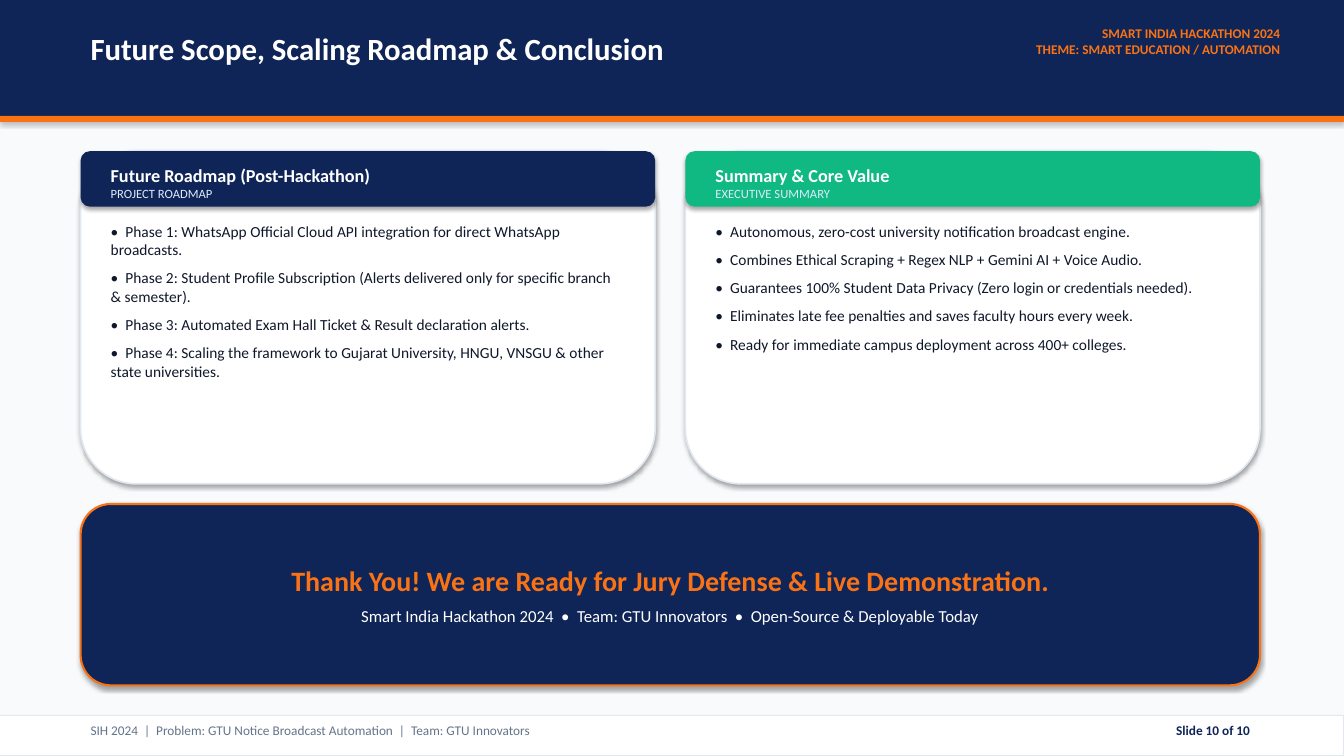
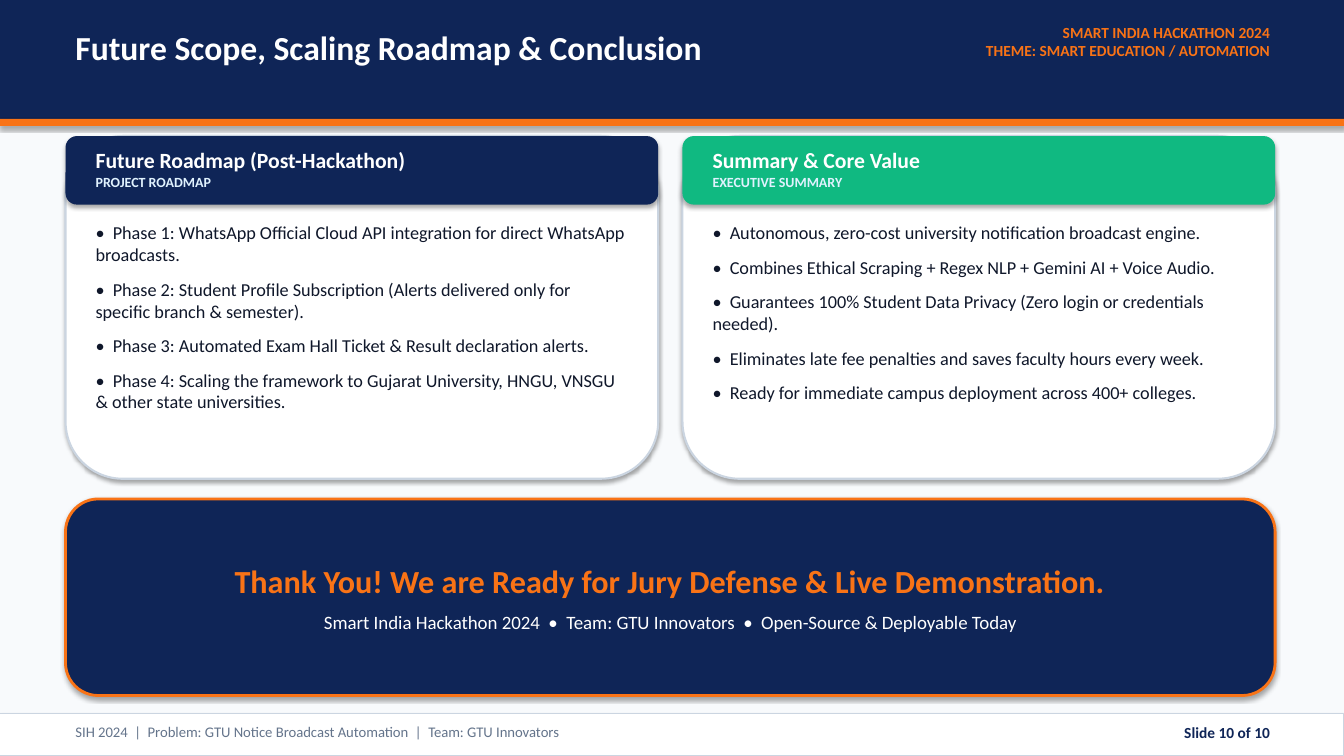
Before and after one commit to SMuhammad24/GTUAlertsystem, a slide deck: slide 10 of SIH2024_GTU_Alert_System_Presentation.pptx. Drawn at 1344x756 pixels with LibreOffice and Linux fonts; fonts in the diff are those of the drawing. Boxes give left, top, right and bottom in pixels: in the first picture for what was removed or moved away, otherwise in the second. Text is boxed around its words. In the diff, an @@ line names an element or a change of style, - is before the commit and + after.

Commit message:
style: enlarge fonts and optimize slide space utilization in SIH presentation

```diff
--- a/SIH2024_GTU_Alert_System_Presentation.pptx
+++ b/SIH2024_GTU_Alert_System_Presentation.pptx
@@ text "Future Scope, Scaling Roadmap & ..." moved from (x1=91, y1=38, x2=664, y2=66) to (x1=75, y1=36, x2=702, y2=66) @@
@@ text "Future Scope, Scaling Roadmap & ..." at (x1=75, y1=36, x2=702, y2=66): size 22 to 24 pt @@
@@ text "SMART INDIA HACKATHON 2024 THEME: ..." at (x1=986, y1=28, x2=1270, y2=56): size 9.5 to 11 pt @@
@@ text "SMART INDIA HACKATHON 2024 THEME: ..." moved from (x1=1036, y1=29, x2=1280, y2=54) to (x1=986, y1=28, x2=1270, y2=56) @@
@@ rectangle moved from (x1=0, y1=116, x2=1344, y2=122) to (x1=0, y1=119, x2=1344, y2=126) @@
@@ rounded rectangle resized from (x1=81, y1=151, x2=655, y2=207) to (x1=66, y1=136, x2=658, y2=205) @@
@@ rounded rectangle at (x1=66, y1=136, x2=658, y2=479): outline #E2E8F0 1.2 pt to #CBD5E1 1.5 pt @@
@@ rounded rectangle resized from (x1=81, y1=151, x2=655, y2=484) to (x1=66, y1=136, x2=658, y2=479) @@
@@ text "Future Roadmap (Post-Hackathon)" moved from (x1=111, y1=168, x2=370, y2=198) to (x1=96, y1=152, x2=405, y2=187) @@
@@ text "Future Roadmap (Post-Hackathon)" at (x1=96, y1=152, x2=405, y2=187): size 13 to 15.5 pt in "Future Roadmap (Post-Hackathon)"; size 9 to 10 pt, text colour #DCEBFF to #E0F2FE, bold on in "PROJECT ROADMAP" @@
@@ rounded rectangle resized from (x1=686, y1=151, x2=1260, y2=207) to (x1=683, y1=136, x2=1275, y2=205) @@
@@ rounded rectangle resized from (x1=686, y1=151, x2=1260, y2=484) to (x1=683, y1=136, x2=1275, y2=479) @@
@@ rounded rectangle at (x1=683, y1=136, x2=1275, y2=479): outline #E2E8F0 1.2 pt to #CBD5E1 1.5 pt @@
@@ text "Summary & Core Value" moved from (x1=715, y1=169, x2=889, y2=198) to (x1=713, y1=152, x2=920, y2=187) @@
@@ text "Summary & Core Value" at (x1=713, y1=152, x2=920, y2=187): size 13 to 15.5 pt in "Summary & Core Value"; size 9 to 10 pt, text colour #DCEBFF to #E0F2FE, bold on in "EXECUTIVE SUMMARY" @@
@@ text "• Phase 1: WhatsApp Official ..." moved from (x1=111, y1=226, x2=611, y2=377) to (x1=96, y1=226, x2=624, y2=408) @@
@@ text "• Phase 1: WhatsApp Official ..." at (x1=96, y1=226, x2=624, y2=408): size 11 to 13 pt; more space between paragraphs @@
@@ text "• Autonomous, zero-cost university notification ..." at (x1=713, y1=226, x2=1215, y2=402): size 11 to 13 pt; more space between paragraphs @@
@@ rounded rectangle "Thank You! We are Ready ..." resized from (x1=81, y1=504, x2=1260, y2=686) to (x1=66, y1=499, x2=1275, y2=696) @@
@@ rounded rectangle "Thank You! We are Ready ..." at (x1=66, y1=499, x2=1275, y2=696): size 20 to 23 pt in "Thank You! We are Ready for Jury ..."; size 12 to 13.5 pt in "Smart India Hackathon 2024 • Team: GTU ..."; more space between paragraphs; outline #F97316 1.5 pt to #F97316 2 pt @@
@@ rectangle at (x1=0, y1=714, x2=1344, y2=756): outline #E2E8F0 0.75 pt to #CBD5E1 0.75 pt @@
@@ text "SIH 2024 | Problem: GTU ..." moved from (x1=91, y1=726, x2=530, y2=735) to (x1=75, y1=727, x2=559, y2=737) @@
@@ text "SIH 2024 | Problem: GTU ..." at (x1=75, y1=727, x2=559, y2=737): size 9.5 to 10.5 pt @@
@@ text "Slide 10 of 10" at (x1=1184, y1=727, x2=1270, y2=738): size 9.5 to 11 pt @@
```
Also in this commit, not shown: 9 other slides changed, 1 other file.
